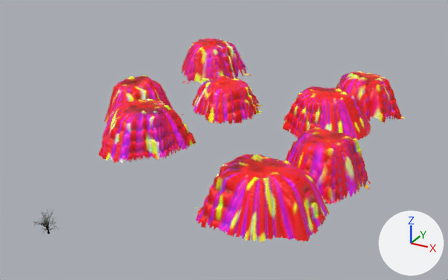
The glTF model public/assets/landscape.glb, before and after one commit.
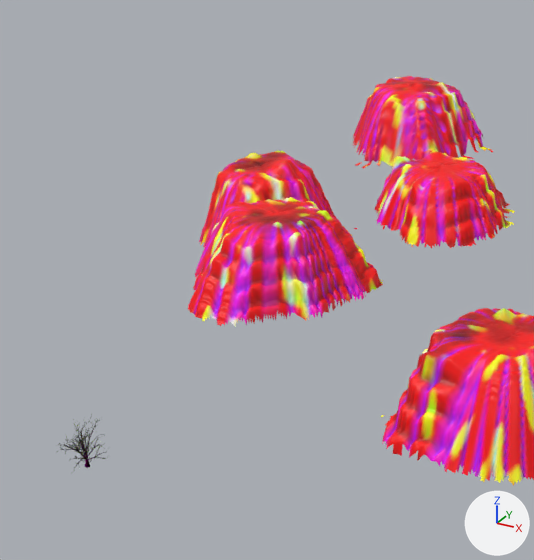
Each version is shown whole from a camera (50 mm lens) standing at (195.0, -182.0, 159.0) and looking at (-3.0, 179.0, -21.0), then close up on the part from 1% to 61% of the width and 0% to 100% of the height. Every picture has the same lights, and +X, +Y and +Z are marked at lower right. The older version's two pictures come first. Where no turn or scale is listed for an object, it has been applied to the vertices.

Script lines for the objects in view, before the commit:
```python
me_bank_autumn_low = bpy.data.meshes.new('bank_autumn_low')
me_bank_autumn_low.from_pydata(...)  # 5300 vertices, 10188 faces; spans x -31.9..31.9, y -32.6..32.6, z -12.5..12.5
me_bank_autumn_low.materials.append(mat_defaultmaterial_003)
me_bank_spring = bpy.data.meshes.new('bank_spring')
me_bank_spring.from_pydata(...)  # 10903 vertices, 21270 faces; spans x -36.9..36.9, y -33.0..33.0, z -15.9..15.9
me_bank_spring.materials.append(mat_defaultmaterial)
me_bank_west = bpy.data.meshes.new('bank_west')
me_bank_west.from_pydata(...)  # 1830 vertices, 3416 faces; spans x -28.8..28.8, y -33.0..33.0, z -16.9..16.9
me_bank_west.materials.append(mat_defaultmaterial_005)
ob_bank_autumn_low = bpy.data.objects.new('bank_autumn_low', me_bank_autumn_low)
ob_bank_autumn_low.location = (-41.9, 247.6, -15.0)
ob_bank_spring = bpy.data.objects.new('bank_spring', me_bank_spring)
ob_bank_spring.location = (60.9, 109.2, -11.6)
ob_bank_west = bpy.data.objects.new('bank_west', me_bank_west)
ob_bank_west.location = (-90.8, 195.4, -10.6)
# also in view: 'bank_north' at (-97.0, 328.0, -11.0); 'bank_summer' at (-61.0, 156.0, -12.0)
```
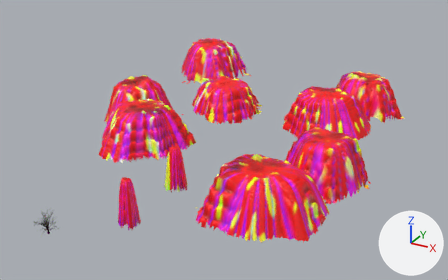
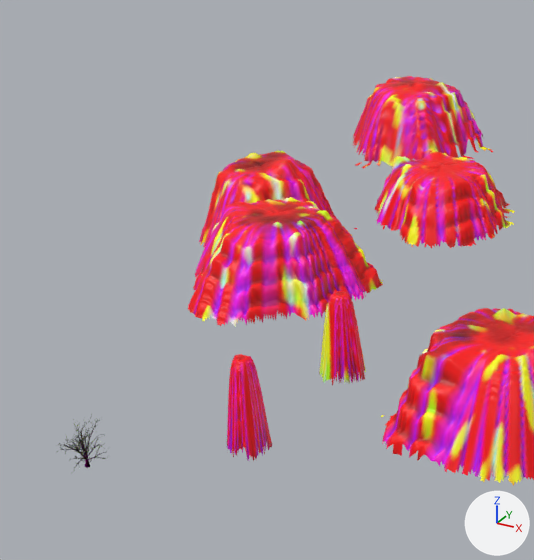
Pixel boxes (x1, y1, x2, y2) of what changed, in the close-ups (534 x 560 px):
'bank_stand_engineering', added
    after: (227, 354, 272, 461)
'bank_stand_kensaku', added
    after: (319, 291, 366, 385)

Diff of the bpy script that builds the scene:
```diff
--- a/public/assets/landscape.glb.py
+++ b/public/assets/landscape.glb.py
@@ me_bank_stand_kensaku @@
+me_bank_stand_kensaku.from_pydata(...)  # 1701 vertices, 3198 faces; spans x -7.0..7.0, y -7.4..7.4, z -14.3..14.3
+me_bank_stand_kensaku.materials.append(mat_defaultmaterial_008)
@@ me_bank_stand_engineering @@
+me_bank_stand_engineering.from_pydata(...)  # 1626 vertices, 3058 faces; spans x -6.9..6.9, y -6.6..6.6, z -14.6..14.6
+me_bank_stand_engineering.materials.append(mat_defaultmaterial_007)
@@ ob_bank_stand_kensaku @@
+ob_bank_stand_kensaku = bpy.data.objects.new('bank_stand_kensaku', me_bank_stand_kensaku)
+ob_bank_stand_kensaku.location = (0.5, 110.2, -13.1)
@@ ob_bank_stand_engineering @@
+ob_bank_stand_engineering = bpy.data.objects.new('bank_stand_engineering', me_bank_stand_engineering)
+ob_bank_stand_engineering.location = (0.0, 60.0, -12.9)
```
